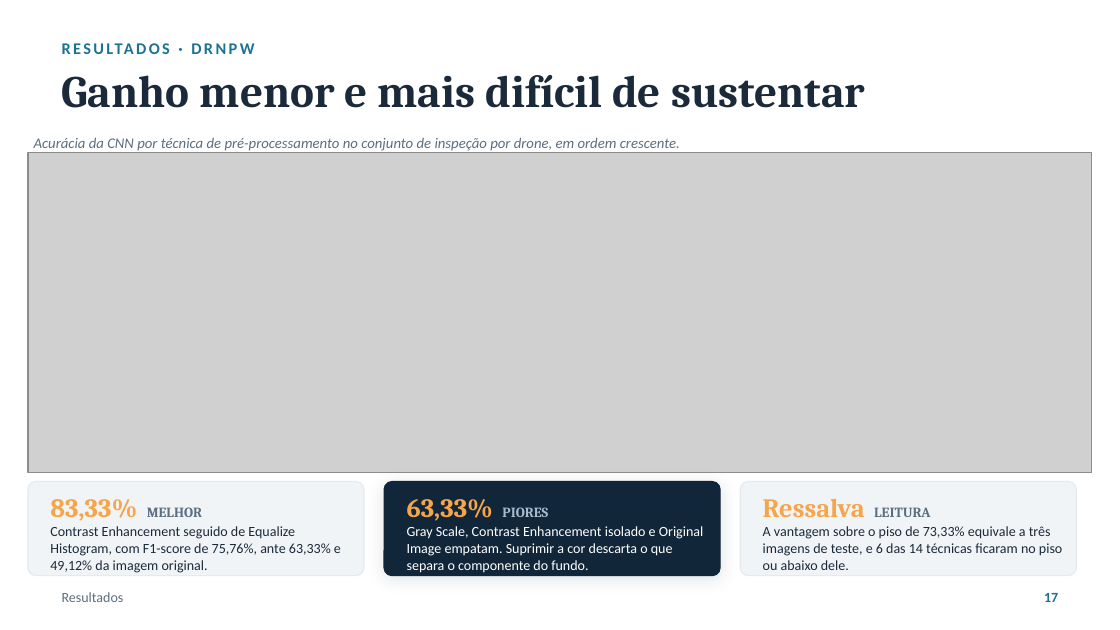
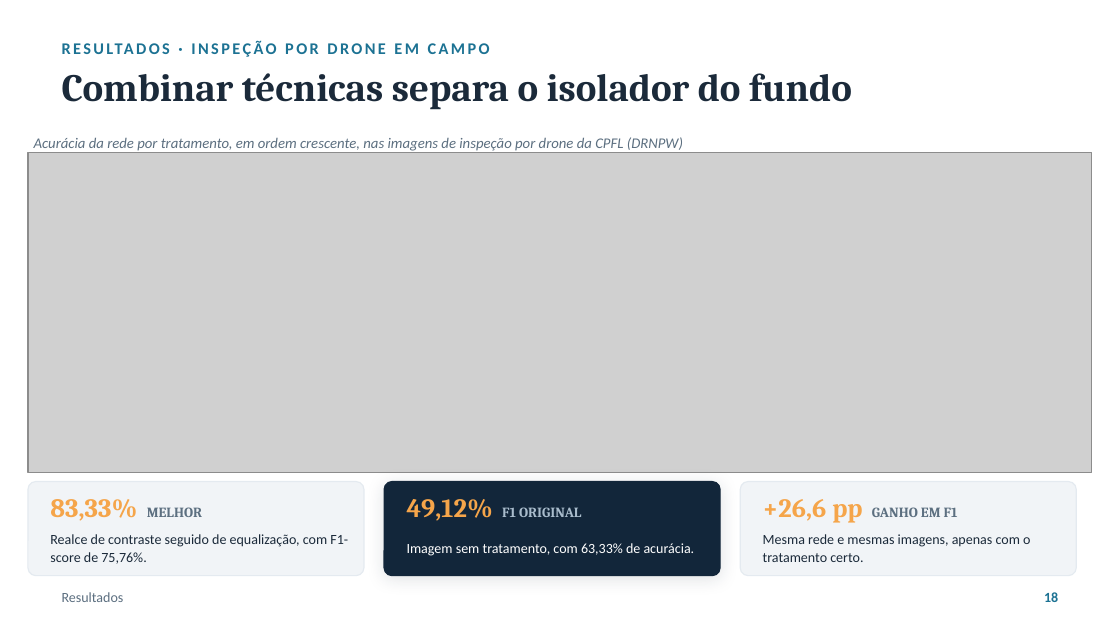
Before and after one commit to luanws/masters-thesis, a slide deck: slide 18 of presentation/defesa.pptx (slide 17 before the commit). Drawn at 1120x630 pixels with LibreOffice and Linux fonts; fonts in the diff are those of the drawing; grey boxes stand for pictures. Boxes give left, top, right and bottom in pixels: in the first picture for what was removed or moved away, otherwise in the second. Text is boxed around its words. In the diff, an @@ line names an element or a change of style, - is before the commit and + after.

```diff
--- a/presentation/defesa.pptx
+++ b/presentation/defesa.pptx
@@ text at bbox=[62, 34, 1058, 62]: text changed @@
-RESULTADOS · DRNPW
+RESULTADOS · INSPEÇÃO POR DRONE EM CAMPO
@@ text at bbox=[62, 73, 852, 110]: text changed; size 29 to 25 pt @@
-Ganho menor e mais difícil de sustentar
+Combinar técnicas separa o isolador do fundo
@@ text at bbox=[34, 137, 683, 151]: text changed @@
-Acurácia da CNN por técnica de pré-processamento no conjunto de inspeção por drone, em ordem crescente.
+Acurácia da rede por tratamento, em ordem crescente, nas imagens de inspeção por drone da CPFL (DRNPW)
@@ text at bbox=[407, 499, 581, 521]: text changed; size 17 to 9 pt; text colour #F5A54A to #A9BCCC @@
-63,33% PIORES
+49,12% F1 ORIGINAL
@@ text at bbox=[763, 499, 958, 523]: text changed; size 17 to 9 pt; text colour #F5A54A to #5C6F80 @@
-Ressalva LEITURA
++26,6 pp GANHO EM F1
@@ text at bbox=[50, 534, 348, 564]: text changed @@
-Contrast Enhancement seguido de Equalize Histogram, com F1-score de 75,76%, ante 63,33% e 49,12% da imagem original.
+Realce de contraste seguido de equalização, com F1-score de 75,76%.
@@ text at bbox=[763, 534, 1030, 562]: text changed @@
-A vantagem sobre o piso de 73,33% equivale a três imagens de teste, e 6 das 14 técnicas ficaram no piso ou abaixo dele.
+Mesma rede e mesmas imagens, apenas com o tratamento certo.
@@ text at bbox=[407, 543, 695, 556]: text changed @@
-Gray Scale, Contrast Enhancement isolado e Original Image empatam. Suprimir a cor descarta o que separa o componente do fundo.
+Imagem sem tratamento, com 63,33% de acurácia.
@@ text at bbox=[1044, 592, 1058, 602]: text changed @@
-17
+18
```
Also in this commit, not shown: 15 other slides changed, 19 slides added, 14 slides removed, 27 other files.
